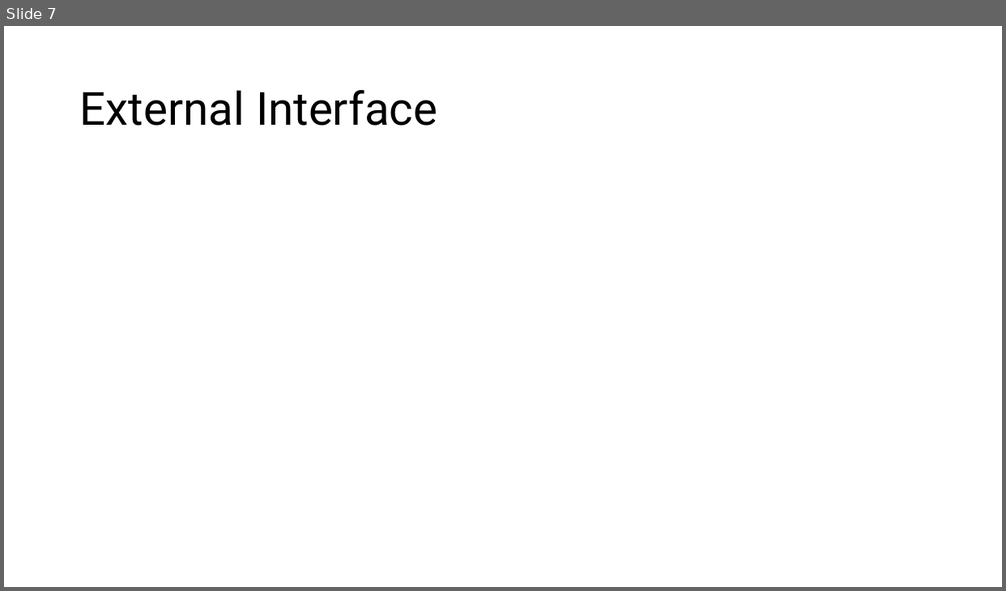
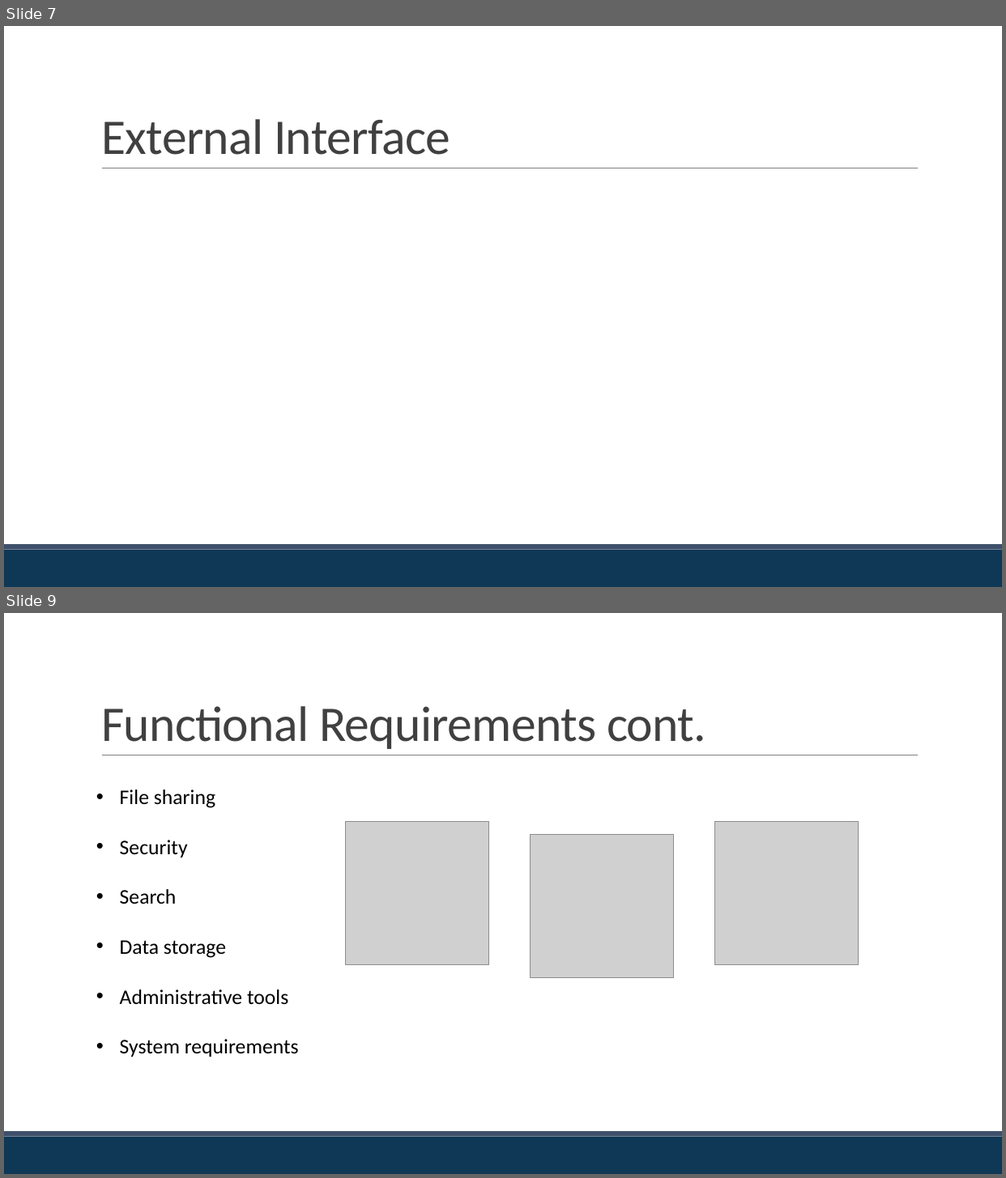
Before and after one commit to hudcho/Studious, a slide deck: ASGMNT3/JHET_Innovations-Assignment3-SRS-Presentation.pptx. Shown one above the other, each under a label of ours: slide 7 before the commit, slides 7 and 9 after it; the slides between them are not shown. The pictures are 1006x591 and 1006x1178 pixels, drawn with LibreOffice and Linux fonts; fonts in the diff are those of the drawing; grey boxes stand for pictures. Boxes give left, top, right and bottom in pixels: in the first picture for what was removed or moved away, otherwise in the second. Text is boxed around its words. In the diff, an @@ line names an element or a change of style, - is before the commit and + after.

Commit message:
Added slides for functional requirements, added theme for powerpoint, Minor edits to SRS document

```diff
--- a/ASGMNT3/JHET_Innovations-Assignment3-SRS-Presentation.pptx
+++ b/ASGMNT3/JHET_Innovations-Assignment3-SRS-Presentation.pptx
@@ slide 9 added at (4, 613, 1002, 1174), background #FFFFFF; not listed: 3 template elements that a slide beside it also shows @@
@@ title added at (101, 706, 706, 749), 48 pt, text #404040 @@
+Functional Requirements cont.
@@ text added at (120, 790, 299, 1057), 20 pt, text #000000 @@
+• File sharing
+• Security
+• Search
+• Data storage
+• Administrative tools
+• System requirements
@@ picture added at (345, 822, 489, 965) @@
@@ picture added at (715, 822, 859, 965) @@
@@ picture added at (530, 835, 674, 978) @@
@@ slide 7 changed as well @@
@@ title "External Interface": place and size @@
-title "External Interface" at (80, 90, 437, 126)
+title "External Interface" at (101, 119, 450, 155)
@@ title "External Interface" at (101, 119, 450, 155): size 44 to 48 pt, font Roboto to Calibri, text colour #000000 to #404040, letter spacing 0 to -0.5 pt; line spacing 0.9 to 0.85; vertical alignment middle to bottom @@
@@ line added from (102, 169) to (918, 169), #808080 0.5 pt @@
@@ rectangle added at (4, 550, 1002, 587), fill #0F3756 @@
@@ rectangle added at (4, 544, 1002, 550), fill #3E506A @@
```
Also in this commit, not shown: 8 other slides changed, 2 other slides added, 2 slides removed, 2 other files.
